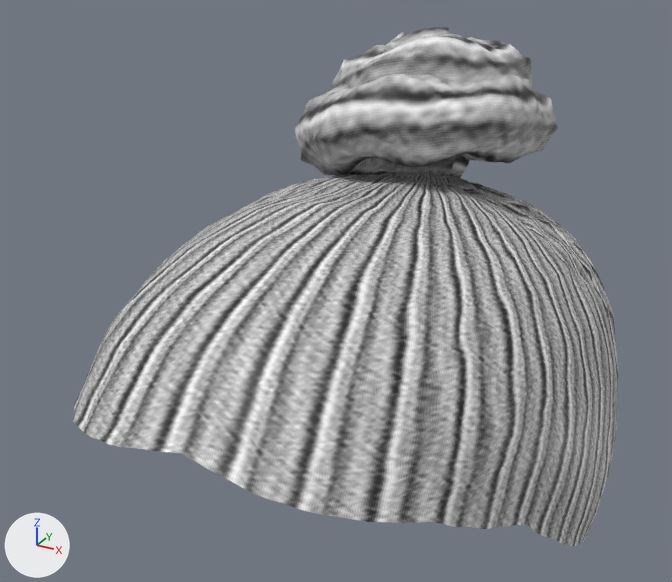
One commit to the glTF model public/models/studio/hair/bun.glb: the scene before it, then after it.
Before and after are seen from a 50 mm lens placed at (0.115, -0.269, 1.677), pointed at (-0.011, -0.04, 1.562). Every picture has the same lights, and +X, +Y and +Z are marked at lower left. The first picture is the older version. Both versions are drawn at full value of the shape key 'Masc_Pos' of 'Hair_bun'; the numbers are the values there. Vertices at exactly the same position are counted once.

Names of what the first picture shows: 'Hair_bun'.
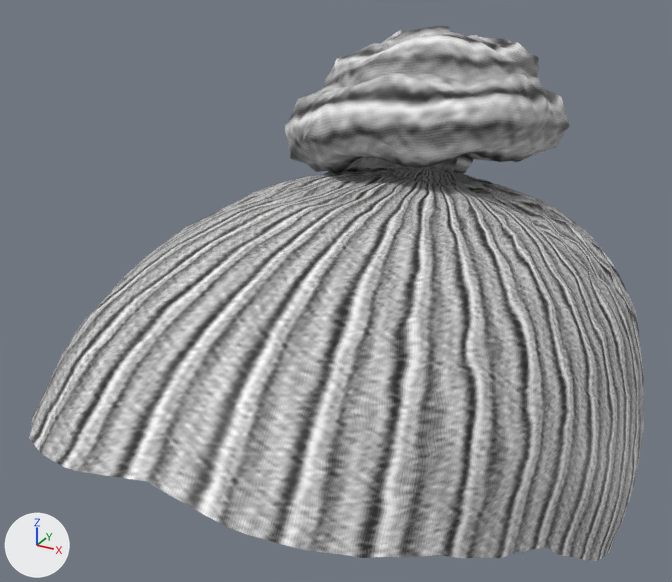
Diff of the bpy script that builds the scene:
```diff
--- a/public/models/studio/hair/bun.glb.py
+++ b/public/models/studio/hair/bun.glb.py
@@ me_hair_bun @@
 # used by ob_hair_bun; location = (0.0, 0.0, 0.0)
-me_hair_bun.from_pydata(...)  # 7222 vertices, 14098 faces; spans x -0.077..0.075, y -0.131..0.056, z 1.466..1.636
+me_hair_bun.from_pydata(...)  # 7222 vertices, 14098 faces; spans x -0.085..0.083, y -0.144..0.063, z 1.466..1.636
+# me_hair_bun part 1: the loose piece of 5712 vertices spanning x -0.077..0.075, y -0.131..0.056, z 1.466..1.595 is multiplied about its middle by the matrix ((1.103, 0.0, 0.0), (0.0, 1.103, -0.009), (0.0, 0.004, 1.0)), then moved by (0.0, -0.002, 0.0)
+# me_hair_bun part 2: 1383 of 7222 vertices moved; they spanned x -0.046..0.036, y -0.035..0.049, z 1.576..1.635 and now span x -0.05..0.039, y -0.038..0.054, z 1.576..1.635; mean shift (-0.001, 0.002, 0.0); largest move (-0.021, 0.038, 1.577) -> (-0.023, 0.043, 1.578)
 me_hair_bun.materials.append(mat_hair_051)
```

Changed parts and their boxes [x1, y1, x2, y2] in the pictures (672 x 582 px; the box of a moved part takes in the faces that stretch with it):
'Hair_bun', reshaped (13% wider): before [73, 27, 618, 546]; after [29, 26, 644, 561]
part 1 of me_hair_bun, moved or reshaped: before [73, 171, 618, 546]; after [29, 168, 644, 561]
part 2 of me_hair_bun, moved or reshaped: before [295, 30, 558, 178]; after [285, 28, 570, 174]
